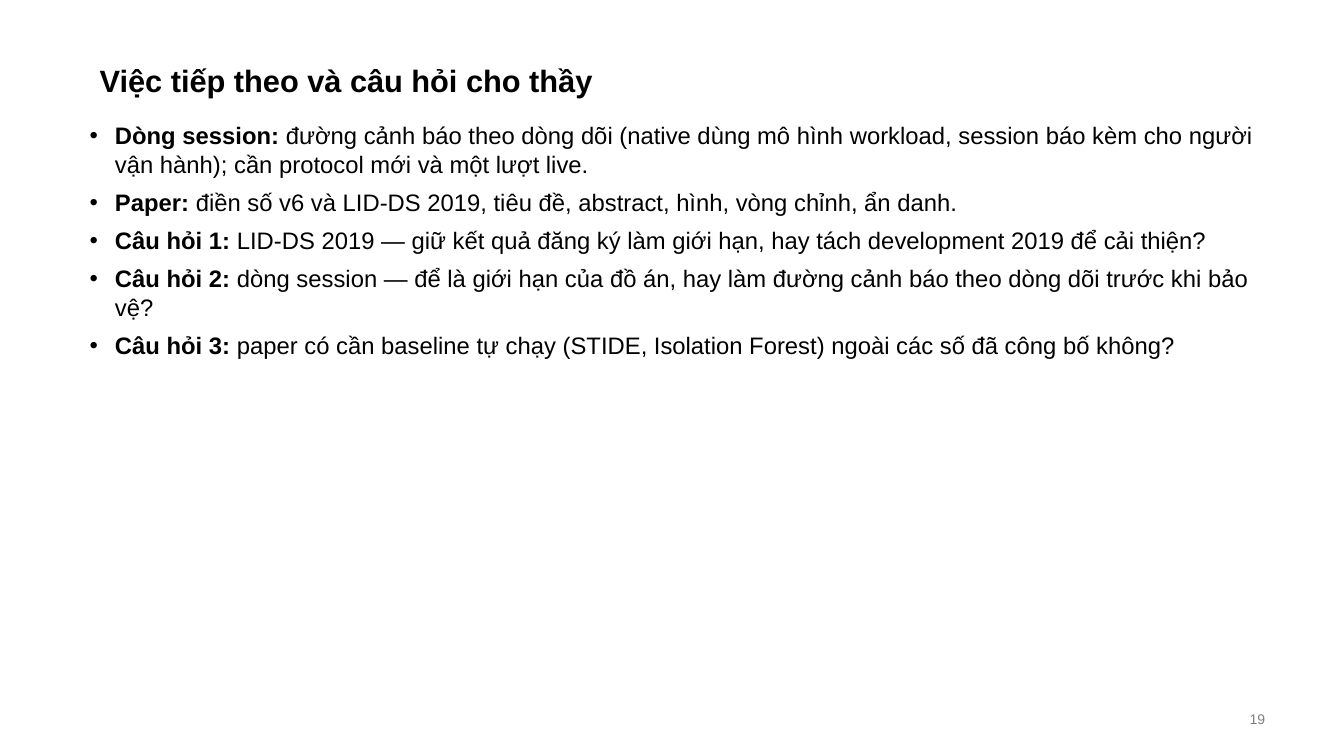
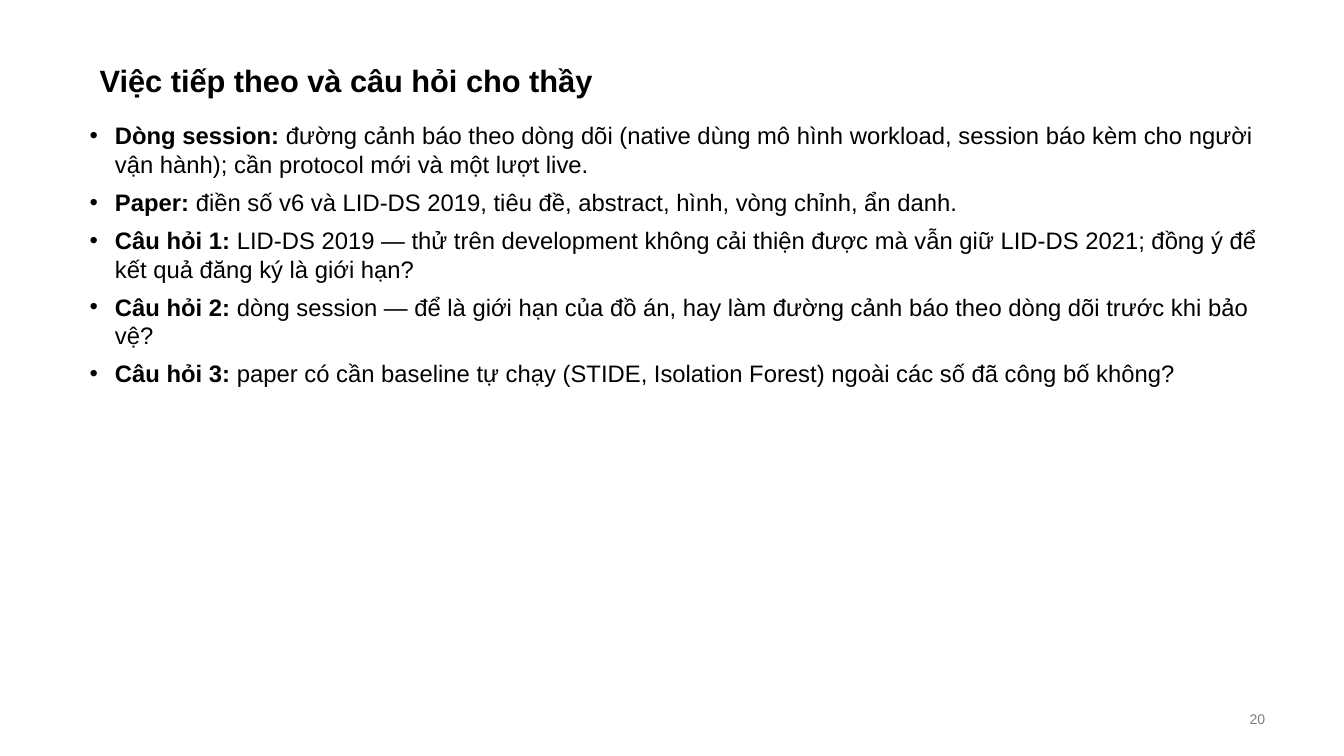
Before and after one commit to tndat-dev/eBPF-project, a slide deck: slide 20 of docs/Slide-runtime_security(20_11).pptx (slide 19 before the commit). Drawn at 1344x756 pixels with LibreOffice and Linux fonts; fonts in the diff are those of the drawing. Boxes give left, top, right and bottom in pixels: in the first picture for what was removed or moved away, otherwise in the second. Text is boxed around its words. In the diff, an @@ line names an element or a change of style, - is before the commit and + after.

Commit message:
LID-DS 2019 development study (lidds2019-development-v1): gate reproduces lidds-ml-v5 on the 30 % part; of 23 candidates none keeps LID-DS 2021 development and CB-DS while raising recall, so lidds-ml-v5 stays and nothing more is scored; receipt, thesis bullet (and itemize fix), report and slides, audit 132/132, WORKLOG/STATE

```diff
--- a/docs/Slide-runtime_security(20_11).pptx
+++ b/docs/Slide-runtime_security(20_11).pptx
@@ text at (x1=115, y1=230, x2=1257, y2=283): text changed @@
-• Câu hỏi 1: LID-DS 2019 — giữ kết quả đăng ký làm giới hạn, hay tách development 2019 để cải thiện?
+• Câu hỏi 1: LID-DS 2019 — thử trên development không cải thiện được mà vẫn giữ LID-DS 2021; đồng ý để kết quả đăng ký là giới hạn?
@@ page number at (x1=1250, y1=714, x2=1266, y2=724): text changed @@
-19
+20
```
Also in this commit, not shown: 3 other slides changed, 1 slide added, 12 other files.
